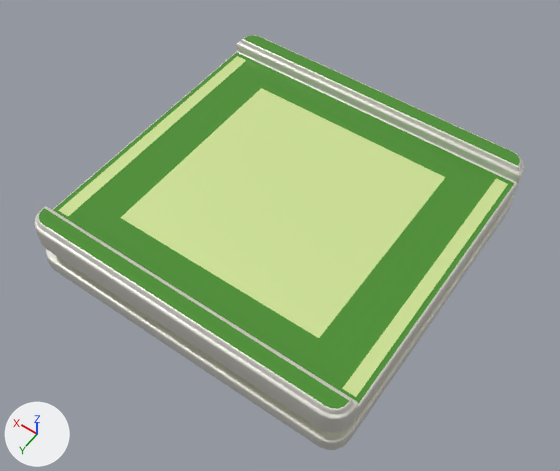
Before and after pictures for a commit that changed the FBX model Assets/Art/Mesh/Static/Platforms/SM_Platform01.fbx.
Before and after are seen from a camera (50 mm lens) standing at (-10.84, 15.58, 23.94) and looking at (-0.38, 0.93, 0.93). Every picture has the same lights, and +X, +Y and +Z are marked at lower left. Where no turn or scale is listed for an object, it has been applied to the vertices.

In view in the first picture: 'SM_Start_Platform_01'.
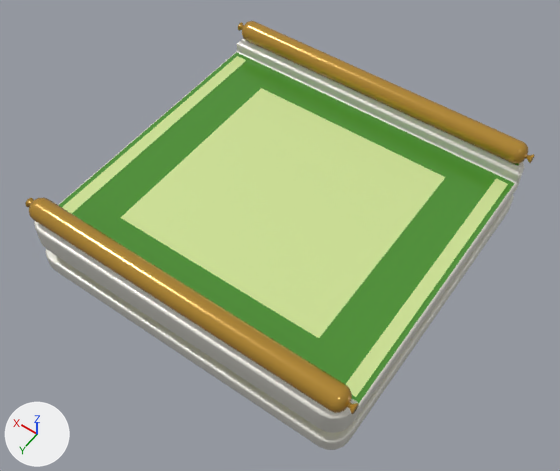
Pixel boxes (x1, y1, x2, y2) of what changed, in the pictures (560 x 471 px):
```json
{"object": "SM_Start_Platform_01.001", "change": "added", "after": [25, 21, 535, 414]}
```

Scene script edits in JSON lines:
```json
{"op": "add", "block": "mat_m_start_platform_01_part_03", "code": ["mat_m_start_platform_01_part_03 = principled_material('M_Start_Platform_01_Part_03')", "mat_m_start_platform_01_part_03.base_color = (0.5, 0.278, 0.036)  # orange #bc9035", "mat_m_start_platform_01_part_03.metallic = 0.3", "mat_m_start_platform_01_part_03.roughness = 0.2"]}
{"op": "add", "block": "me_cylinder_019", "code": ["me_cylinder_019 = bpy.data.meshes.new('Cylinder.019')", "me_cylinder_019.from_pydata(...)  # 676 vertices, 696 faces; spans x -6.83..6.83, y -6.61..6.61, z -0.45..0.45", "me_cylinder_019.materials.append(mat_m_start_platform_01_part_03)  # orange #bc9035"]}
{"op": "add", "block": "ob_sm_start_platform_01_001", "code": ["ob_sm_start_platform_01_001 = bpy.data.objects.new('SM_Start_Platform_01.001', me_cylinder_019)", "ob_sm_start_platform_01_001.location = (0.0, 0.0, 2.94)"]}
```
